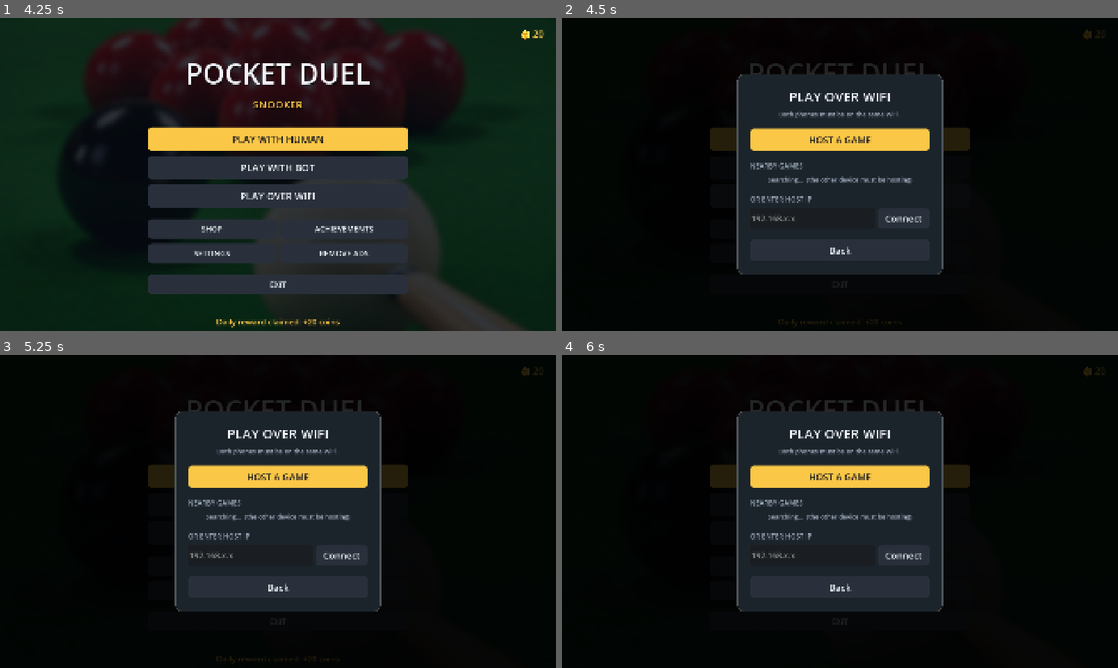
Above: before the commit, frames 1-4 (two rows, left to right).
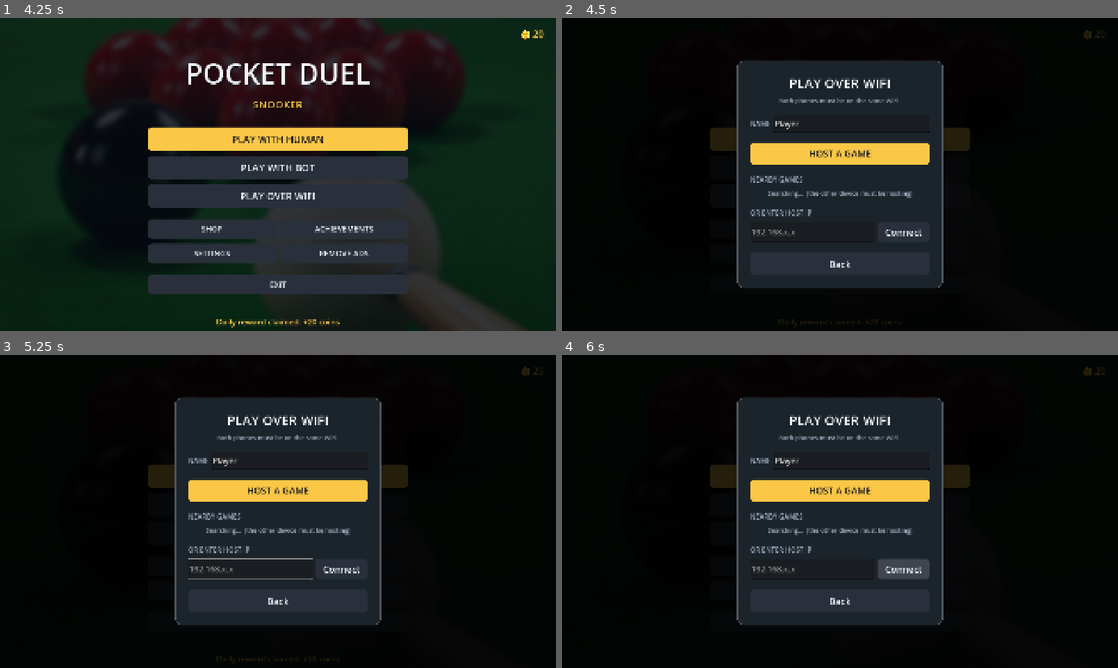
Above: after the commit, the same moments.

Repository: SaadiDK-003/pocket_duel
Game: Godot game, scene res://scenes/main_menu/main_menu.tscn
Same seed, same stepped clock (60 frames per second), same inputs: the game is played once before the commit and once after it.
Inputs:
- Up to frame 1 (4.25 s): click "PLAY WITH HUMAN" at 0.5 s; click "PLAY WITH HUMAN" at 1.25 s; click "PLAY WITH BOT" at 2 s; click "PLAY WITH BOT" at 2.75 s; click "PLAY OVER WIFI" at 3.5 s
- Up to frame 2 (4.5 s): click "PLAY OVER WIFI" at 4.25 s
- Up to frame 3 (5.25 s): click "SHOP" at 5 s
- Up to frame 4 (6 s): click "ACHIEVEMENTS" at 5.75 s

Frame 1 is identical in both runs. In frame 2, 8.4% of the frame differs, in the area x 31-69%, y 13-87%; in frame 3, 8.5%; in frame 4, 8.6%.

Commit message:
LAN loveable features: live opponent aim, emojis, names + turn cues
- Live aim: the striker streams their aim (dir/power ~25Hz) and the opponent
  sees their cue + guide line move in real time; cleared on fire/cancel.
- Emojis: in-game emoji bar (LAN only); tapping sends a reaction that floats up
  over the sender's card on both screens.
- Names: enter your name in the lobby; guest sends it to the host (hello RPC),
  host streams both names so each side shows the real names.
- Turn cues: 'YOUR TURN' flash + chime when it's you, 'X's turn…' otherwise.

Co-Authored-By: Claude Opus 4.8 <noreply@anthropic.com>

Diff:
--- a/scripts/main_menu/main_menu.gd
+++ b/scripts/main_menu/main_menu.gd
@@ -321,7 +321,7 @@
 	if is_host:
 		GameState.names = [Net.host_name, "Guest"]
 	else:
-		GameState.names = [Net.opponent_name, "You"]
+		GameState.names = [Net.opponent_name, Net.my_name]
 	get_tree().change_scene_to_file(GAME_SCENE)
 
 
--- a/scripts/shared/lan_lobby.gd
+++ b/scripts/shared/lan_lobby.gd
@@ -36,6 +36,8 @@
 func open() -> void:
 	_state = "browse"
 	_status = ""
+	if Net.my_name == "Player" and GameState.names.size() > 0 and str(GameState.names[0]) != "Player 1":
+		Net.my_name = str(GameState.names[0])
 	Net.start_discovery()
 	_build()
 	visible = true
@@ -131,6 +133,20 @@
 		"connected":
 			_label(vb, "Connected! Starting…", 30, GREEN, HORIZONTAL_ALIGNMENT_CENTER)
 		_:
+			# Your name (advertised when hosting, sent to the host when joining).
+			var nrow := HBoxContainer.new()
+			nrow.add_theme_constant_override("separation", 10)
+			_label(nrow, "NAME", 24, TEXT_DIM, HORIZONTAL_ALIGNMENT_LEFT)
+			var nf := LineEdit.new()
+			nf.text = Net.my_name
+			nf.max_length = 14
+			nf.size_flags_horizontal = Control.SIZE_EXPAND_FILL
+			nf.custom_minimum_size = Vector2(0, 60)
+			nf.add_theme_font_size_override("font_size", 28)
+			nf.text_changed.connect(func(t): Net.my_name = t.strip_edges() if t.strip_edges() != "" else "Player")
+			nrow.add_child(nf)
+			vb.add_child(nrow)
+			_spacer(vb, 6)
 			_button(vb, "HOST A GAME", _host, true)
 			_spacer(vb, 8)
 			_label(vb, "NEARBY GAMES", 24, TEXT_DIM, HORIZONTAL_ALIGNMENT_LEFT)
@@ -164,8 +180,7 @@
 
 func _host() -> void:
 	Audio.play("ui_click")
-	var pname: String = str(GameState.names[0]) if GameState.names.size() > 0 else "Player"
-	if Net.host_game(pname):
+	if Net.host_game(Net.my_name):
 		_state = "hosting"
 	else:
 		_status = "Couldn't host (port busy?)."
--- a/scripts/shared/net_manager.gd
+++ b/scripts/shared/net_manager.gd
@@ -24,6 +24,7 @@
 var is_networked: bool = false
 var peer: ENetMultiplayerPeer = null
 var host_name: String = "Player"
+var my_name: String = "Player"        # this device's player name
 var host_ip: String = ""              # the host's chosen LAN IP (advertised)
 var my_index: int = 0                # 0 = host (player 1), 1 = guest (player 2).
 var opponent_name: String = "Opponent"
--- a/scripts/snooker/cue.gd
+++ b/scripts/snooker/cue.gd
@@ -26,6 +26,11 @@
 var _shot_power: float = 0.0
 var _drag_start: Vector2 = Vector2.ZERO   # Where the aim drag began.
 var _pointer: Vector2 = Vector2.ZERO      # Current pointer position (world space).
+
+# Opponent's live aim (LAN) — drawn on our screen while they line up.
+var _remote_active: bool = false
+var _remote_dir: Vector2 = Vector2.ZERO
+var _remote_power: float = 0.0
 
 const AIM_RANGE: float = 300.0       # Distance from the ball for 100% power.
 const DEAD_ZONE: float = 14.0        # Below this the aim/shot is ignored.
@@ -87,8 +92,10 @@
 					game.hud.set_power(_shot_power)
 					game.hud.set_shoot_visible(true)
 					game.hud.set_cancel_visible(true)
+					game.net_send_aim(a["dir"], a["power"])   # opponent sees the locked aim
 				else:
 					game.hud.clear_power()   # Release-to-fire mode.
+					game.net_send_aim_off()
 					game.player_shoot(a["dir"], a["power"])
 		queue_redraw()
 	elif event is InputEventMouseMotion:
@@ -97,6 +104,9 @@
 		elif _aiming:
 			_pointer = get_global_mouse_position()
 			_update_power()
+			var a: Dictionary = _aim()
+			if a["dist"] >= DEAD_ZONE:
+				game.net_send_aim(a["dir"], a["power"])   # stream live aim to opponent
 			queue_redraw()
 
 
@@ -111,6 +121,7 @@
 	game.hud.set_cancel_visible(false)
 	game.hud.clear_power()
 	queue_redraw()
+	game.net_send_aim_off()
 	game.player_shoot(d, p)     # reads spin; routes to the host in a LAN match
 
 
@@ -122,6 +133,7 @@
 		game.hud.clear_power()
 		game.hud.set_shoot_visible(false)
 		game.hud.set_cancel_visible(false)
+		game.net_send_aim_off()
 	queue_redraw()
 
 
@@ -146,10 +158,23 @@
 
 
 # ------------------------------------------------------------------ Drawing
+func set_remote_aim(dir: Vector2, power: float, active: bool) -> void:
+	_remote_active = active
+	_remote_dir = dir
+	_remote_power = power
+	queue_redraw()
+
+
 func _draw() -> void:
-	if cue_ball == null or cue_ball.is_potted:
-		return
-	if game == null or not game.can_shoot() or not game.is_human_turn():
+	if cue_ball == null or cue_ball.is_potted or game == null:
+		return
+	# In a LAN match, on the opponent's turn draw THEIR live aim (streamed).
+	if game._net and not game.is_human_turn():
+		if _remote_active and game.can_shoot() and _remote_dir != Vector2.ZERO:
+			_draw_prediction(cue_ball.position, _remote_dir)
+			_draw_cue_stick(cue_ball.position, _remote_dir, _remote_power)
+		return
+	if not game.can_shoot() or not game.is_human_turn():
 		return
 
 	# Ball-in-hand affordance.
--- a/scripts/snooker/game_manager.gd
+++ b/scripts/snooker/game_manager.gd
@@ -94,6 +94,9 @@
 var _my: int = 0                     # my player index (0 host, 1 guest)
 var _net_push_t: float = 0.0
 var _net_targets: PackedVector2Array = PackedVector2Array()   # guest: positions to glide to
+var _hello_sent: bool = false        # guest sent its name to the host?
+var _last_turn: int = -1             # for the "your turn" cue
+var _aim_send_t: int = 0             # throttle for live aim streaming
 const NET_HZ: float = 60.0           # state broadcasts per second (host)
 const NET_LERP: float = 30.0         # guest position smoothing rate
 const NET_SNAP: float = 220.0        # jump farther than this -> snap (re-rack/respot)
@@ -112,6 +115,8 @@
 			_net_broadcast_state()
 	elif _net and _net_targets.size() > 0:
 		_net_interpolate(delta)     # guest: glide balls toward the latest snapshot
+	if _net:
+		_check_turn_cue()
 	if _timer_active and not _paused:
 		_shot_time_left -= delta
 		if _shot_time_left <= 0.0:
@@ -178,6 +183,8 @@
 	hud.pause_requested.connect(_toggle_pause)
 	hud.shoot_pressed.connect(cue.request_fire)
 	hud.cancel_pressed.connect(cue._cancel)
+	hud.emoji_selected.connect(_on_emoji_selected)
+	hud.enable_emojis(_net)
 	get_viewport().size_changed.connect(_on_resize)
 	_base_pos = position
 	_layout()
@@ -647,6 +654,9 @@
 	hud.refresh(turn, str(p["on"]))
 	hud.spin.visible = is_human_turn() and not _balls_moving
 	cue.queue_redraw()
+	if not _hello_sent:                 # tell the host my name (host is ready now)
+		_hello_sent = true
+		_net_hello.rpc_id(1, Net.my_name)
 
 
 ## Guest: glide each ball toward its latest target so motion is smooth between
@@ -722,6 +732,60 @@
 func _on_net_link_lost() -> void:
 	Net.leave()
 	get_tree().change_scene_to_file(MENU_SCENE)
+
+
+## Guest -> host: my player name.
+@rpc("any_peer", "call_remote", "reliable")
+func _net_hello(name: String) -> void:
+	if _net_host:
+		turn.names[1] = name if name.strip_edges() != "" else "Guest"
+
+
+## Flash "YOUR TURN" / "OPPONENT'S TURN" with a cue when the turn flips.
+func _check_turn_cue() -> void:
+	if _frame_over or _match_over or _balls_moving:
+		return
+	if turn.current == _last_turn:
+		return
+	_last_turn = turn.current
+	if turn.current == _my:
+		hud.flash("YOUR TURN", Color(0.4, 0.9, 0.5))
+		Audio.play("ui_click", 2.0)
+	else:
+		hud.flash("%s's turn…" % str(turn.names[turn.current]), Color(0.7, 0.85, 1.0))
+
+
+# --- Live opponent aim ---
+func net_send_aim(dir: Vector2, power: float) -> void:
+	if not _net:
+		return
+	var now := Time.get_ticks_msec()
+	if now - _aim_send_t < 40:       # ~25 Hz
+		return
+	_aim_send_t = now
+	_net_aim.rpc(dir, power, true)
+
+
+func net_send_aim_off() -> void:
+	if _net:
+		_net_aim.rpc(Vector2.ZERO, 0.0, false)
+
+
+@rpc("any_peer", "call_remote", "unreliable_ordered")
+func _net_aim(dir: Vector2, power: float, active: bool) -> void:
+	cue.set_remote_aim(dir, power, active)
+
+
+# --- Emojis / reactions ---
+func _on_emoji_selected(idx: int) -> void:
+	hud.show_emoji(idx, _my)
+	if _net:
+		_net_emoji.rpc(idx, _my)
+
+
+@rpc("any_peer", "call_remote", "reliable")
+func _net_emoji(idx: int, sender: int) -> void:
+	hud.show_emoji(idx, sender)
 
 
 # ------------------------------------------------------------------ Simulation
--- a/scripts/snooker/hud.gd
+++ b/scripts/snooker/hud.gd
@@ -9,6 +9,9 @@
 signal pause_requested
 signal shoot_pressed
 signal cancel_pressed
+signal emoji_selected(idx)
+
+const EMOJIS: Array[String] = ["👍", "😂", "😮", "🎯", "😤", "😎"]
 
 const ACCENT: Color = Color(0.98, 0.78, 0.28)
 const TEXT_DIM: Color = Color(0.62, 0.67, 0.74)
@@ -46,6 +49,8 @@
 var _power_meter: PowerMeter
 var _shoot_btn: Button
 var _cancel_btn: Button
+var _emoji_btn: Button
+var _emoji_popup: PanelContainer
 
 
 func setup() -> void:
@@ -115,6 +120,94 @@
 
 	spin = SpinSelector.new()
 	add_child(spin)
+	_make_emoji_ui()
+
+
+func _make_emoji_ui() -> void:
+	_emoji_btn = Button.new()
+	_emoji_btn.text = "🙂"
+	_emoji_btn.custom_minimum_size = Vector2(72, 72)
+	_emoji_btn.size = Vector2(72, 72)
+	_emoji_btn.add_theme_font_size_override("font_size", 38)
+	var st := StyleBoxFlat.new()
+	st.bg_color = Color(0.13, 0.16, 0.20, 0.92)
+	st.set_corner_radius_all(16)
+	st.set_border_width_all(2)
+	st.border_color = Color(1, 1, 1, 0.12)
+	_emoji_btn.add_theme_stylebox_override("normal", st)
+	_emoji_btn.add_theme_stylebox_override("hover", st)
+	_emoji_btn.add_theme_stylebox_override("pressed", st)
+	_emoji_btn.pressed.connect(_toggle_emoji_popup)
+	_emoji_btn.hide()
+	add_child(_emoji_btn)
+
+	_emoji_popup = PanelContainer.new()
+	var ps := StyleBoxFlat.new()
+	ps.bg_color = Color(0.11, 0.14, 0.17, 0.97)
+	ps.set_corner_radius_all(16)
+	ps.set_border_width_all(2)
+	ps.border_color = Color(1, 1, 1, 0.12)
+	ps.content_margin_left = 10; ps.content_margin_right = 10
+	ps.content_margin_top = 8; ps.content_margin_bottom = 8
+	_emoji_popup.add_theme_stylebox_override("panel", ps)
+	var erow := HBoxContainer.new()
+	erow.add_theme_constant_override("separation", 6)
+	_emoji_popup.add_child(erow)
+	for i in EMOJIS.size():
+		var e := Button.new()
+		e.text = EMOJIS[i]
+		e.custom_minimum_size = Vector2(66, 66)
+		e.add_theme_font_size_override("font_size", 34)
+		var es := StyleBoxFlat.new(); es.bg_color = Color(0.16, 0.19, 0.23); es.set_corner_radius_all(12)
+		e.add_theme_stylebox_override("normal", es)
+		e.add_theme_stylebox_override("hover", _lighter(es))
+		e.add_theme_stylebox_override("pressed", es)
+		var idx := i
+		e.pressed.connect(func(): Audio.play("ui_click"); _emoji_popup.hide(); emoji_selected.emit(idx))
+		erow.add_child(e)
+	_emoji_popup.hide()
+	add_child(_emoji_popup)
+
+
+func _lighter(s: StyleBoxFlat) -> StyleBoxFlat:
+	var d := s.duplicate()
+	d.bg_color = s.bg_color.lightened(0.1)
+	return d
+
+
+func _toggle_emoji_popup() -> void:
+	Audio.play("ui_click")
+	if _emoji_popup.visible:
+		_emoji_popup.hide()
+		return
+	_emoji_popup.reset_size()
+	_emoji_popup.position = Vector2(
+		_emoji_btn.position.x + _emoji_btn.size.x * 0.5 - _emoji_popup.size.x * 0.5,
+		_emoji_btn.position.y - 10 - _emoji_popup.size.y)
+	_emoji_popup.show()
+
+
+func enable_emojis(on: bool) -> void:
+	_emoji_btn.visible = on
+	if not on:
+		_emoji_popup.hide()
+
+
+## Float an emoji up from the given player's card (both screens see the same).
+func show_emoji(idx: int, player_index: int) -> void:
+	if idx < 0 or idx >= EMOJIS.size() or player_index < 0 or player_index >= _cards.size():
+		return
+	var lbl := Label.new()
+	lbl.text = EMOJIS[idx]
+	lbl.add_theme_font_size_override("font_size", 88)
+	var card: Panel = _cards[player_index]["panel"]
+	var start := card.position + Vector2(card.size.x * 0.5 - 44, card.size.y + 4)
+	lbl.position = start
+	add_child(lbl)
+	var tw := create_tween()
+	tw.tween_property(lbl, "position:y", start.y + 100.0, 1.5).set_trans(Tween.TRANS_SINE).set_ease(Tween.EASE_OUT)
+	tw.parallel().tween_property(lbl, "modulate:a", 0.0, 1.5).set_delay(0.4)
+	tw.tween_callback(lbl.queue_free)
 
 
 func set_shoot_visible(v: bool) -> void:
@@ -168,6 +261,7 @@
 	spin.position = Vector2(sp_x, h - 34.0 - spin.size.y)
 	_shoot_btn.position = Vector2(w - 44 - _shoot_btn.size.x, h - 44 - _shoot_btn.size.y)
 	_cancel_btn.position = Vector2(_shoot_btn.position.x - 16 - _cancel_btn.size.x, h - 44 - _cancel_btn.size.y)
+	_emoji_btn.position = Vector2(w * 0.5 - _emoji_btn.size.x * 0.5, h - 40 - _emoji_btn.size.y)
 
 
 func _build_styles() -> void:
